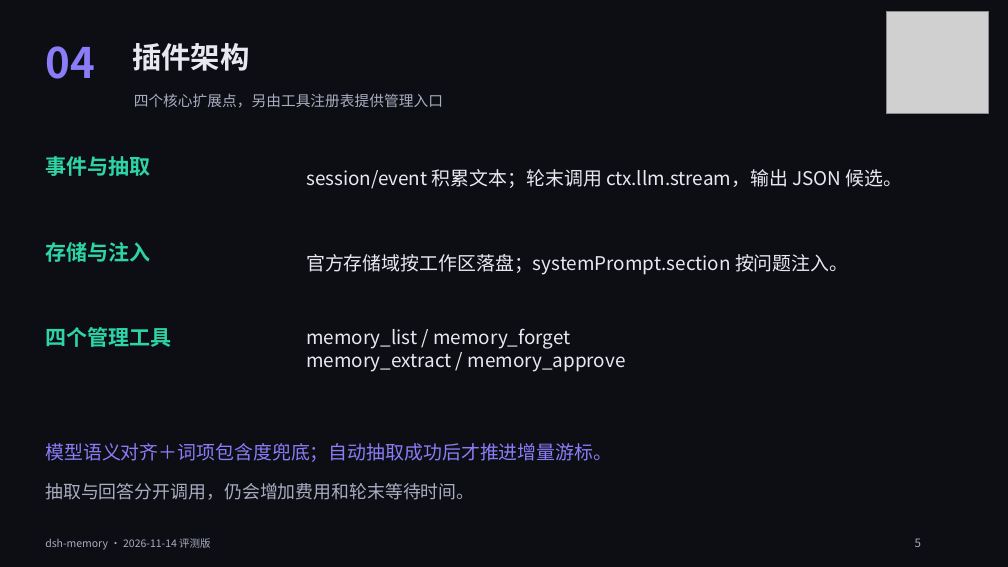
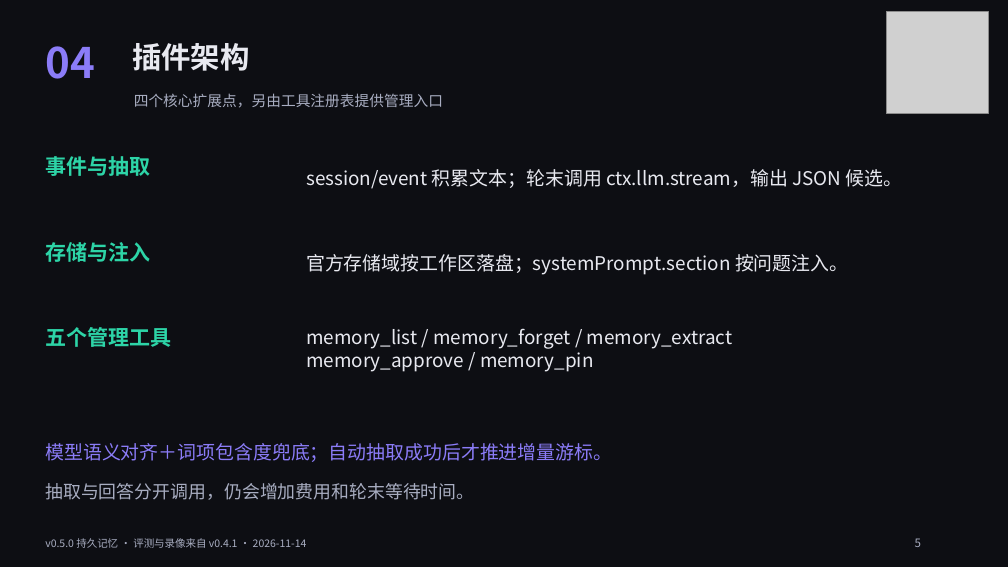
Before and after one commit to ChenYueqi2024/dsh-memory, a slide deck: slide 5 of downloads/dsh-memory-defense.pptx. Drawn at 1008x567 pixels with LibreOffice and Linux fonts; fonts in the diff are those of the drawing; grey boxes stand for pictures. Boxes give left, top, right and bottom in pixels: in the first picture for what was removed or moved away, otherwise in the second. Text is boxed around its words. In the diff, an @@ line names an element or a change of style, - is before the commit and + after.

Commit message:
docs: publish v0.5.0 persistent memory materials with versioned evidence

```diff
--- a/downloads/dsh-memory-defense.pptx
+++ b/downloads/dsh-memory-defense.pptx
@@ text at (x1=45, y1=327, x2=171, y2=347): text changed @@
-四个管理工具
+五个管理工具
@@ text at (x1=306, y1=328, x2=733, y2=372): text changed @@
-memory_list / memory_forget
-memory_extract / memory_approve
+memory_list / memory_forget / memory_extract
+memory_approve / memory_pin
@@ text at (x1=45, y1=538, x2=307, y2=548): text changed @@
-dsh-memory · 2026-11-14 评测版
+v0.5.0 持久记忆 · 评测与录像来自 v0.4.1 · 2026-11-14
```
Also in this commit, not shown: 11 other slides changed, 5 other files.
